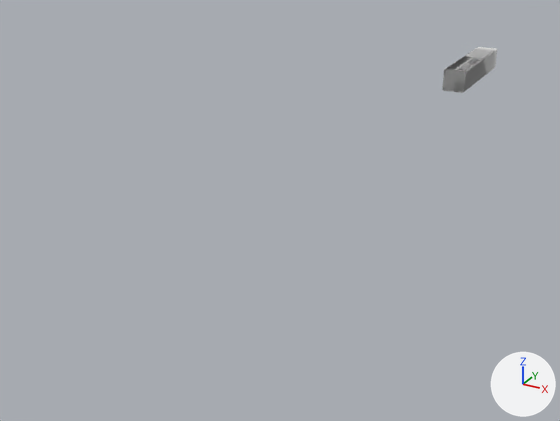
An edit to the Blender file Assets/Models/Tiles.blend, drawn before and after from the same camera.
Both versions are drawn from a camera (50 mm lens) standing at (9.7, -39.0, 8.7) and looking at (-2.3, -17.1, -2.2). The axes (+X, +Y, +Z) are drawn at lower right. The lights are the same throughout.

In view in the first picture: 'Tile.Chasm', 'Tile.Elbow', 'Tile.Empty', 'Tile.End', 'Tile.None', 'Tile.Quad', 'Tile.Tri'.
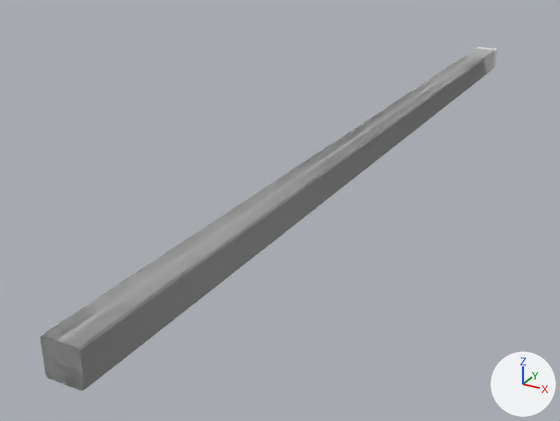
Boxes (x1, y1, x2, y2) around the edits, measured in the pictures (560 x 421 px):
'Tile.Chasm', reshaped (960% wider, 833% taller): before (443, 57, 484, 92); after (40, 56, 484, 391)
'Tile.Empty', reshaped (758% wider, 662% taller): before (443, 49, 495, 93); after (41, 49, 495, 391)
'Tile.Quad', reshaped (790% wider, 677% taller): before (444, 50, 494, 93); after (42, 50, 495, 391)
'Tile.End', reshaped (775% wider, 707% taller): before (443, 51, 494, 92); after (40, 52, 494, 390)
'Tile.Elbow', reshaped (818% wider, 661% taller): before (442, 49, 490, 92); after (43, 49, 492, 383)
'Tile.Tri', reshaped: before (463, 54, 493, 92); after (82, 63, 493, 390)
'Tile.None', reshaped: before (446, 47, 497, 90); after (190, 47, 497, 307)
'Tile.Straight', reshaped: before (443, 69, 465, 91); after (42, 70, 489, 392)

The edits, one by one:
me_plane has 60 vertices, 44 faces and spans x -0.5..0.5, y -5.0..0.0, z -0.5..0.0.
me_plane is used by ob_tile_end; location (0.0, 0.0, 0.0).
Before the commit, vertices of me_plane: 18 (-0.5, -5.0, 0.0) at pixel (443, 79), 19 (0.5, -5.0, 0.0) at pixel (464, 82), 56 (-0.45, -5.0, -0.5) at pixel (443, 90), 57 (-0.5, -5.0, -0.45) at pixel (442, 89), 58 (0.5, -5.0, -0.45) at pixel (463, 92).
Before the commit, vertices of me_plane: 59 (0.45, -5.0, -0.5) at pixel (462, 93).
Part 1, on me_plane:
Vertices 18, 19, 56 to 59 of me_plane move by (0.0, -25.0, 0.0).
me_plane_001 has 25 vertices, 16 faces and spans x -0.5..0.0, y -5.0..0.0, z -0.5..0.0.
me_plane_001 is used by ob_tile_straight; location (0.0, 0.0, 0.0).
Before the commit, vertices of me_plane_001: 2 (-0.5, -5.0, 0.0) at pixel (443, 79), 17 (-0.45, -5.0, -0.5) at pixel (443, 90), 18 (-0.5, -5.0, -0.45) at pixel (442, 89), 23 (0.0, -5.0, -0.5) at pixel (452, 91), 24 (0.0, -5.0, 0.0) at pixel (453, 81).
Part 2, on me_plane_001:
Vertices 2, 17, 18, 23, 24 of me_plane_001 move by (0.0, -25.0, 0.0).
me_plane_002 has 107 vertices, 89 faces and spans x -0.5..0.5, y -5.0..0.0, z -0.5..0.5.
me_plane_002 is used by ob_tile_elbow; location (0.0, 0.0, 0.0).
me_plane_002 part 3: all 13 vertices in x -0.5..0.5, y -5.0, z -0.5..0.5 are moved by (0.0, -25.0, 0.0).
me_plane_004 has 53 vertices, 40 faces and spans x -0.5..0.0, y -5.0..0.0, z -0.5..0.5.
me_plane_004 is used by ob_tile_tri; location (0.0, 0.0, 0.0).
Before the commit, vertices of me_plane_004: 0 (0.0, -5.0, -0.5) at pixel (452, 91), 19 (-0.45, -5.0, 0.5) at pixel (445, 68), 20 (-0.5, -5.0, 0.45) at pixel (444, 69), 22 (0.0, -5.0, 0.5) at pixel (454, 70), 25 (0.0, -5.0, 0.0) at pixel (453, 81).
Before the commit, vertices of me_plane_004: 27 (-0.45, -5.0, -0.5) at pixel (443, 90), 37 (-0.5, -5.0, -0.45) at pixel (442, 89), 42 (-0.5, -5.0, 0.0) at pixel (443, 79).
Part 4, on me_plane_004:
Vertices 0, 19, 20, 22, 25, 27, 37, 42 of me_plane_004 move by (0.0, -25.0, 0.0).
me_plane_005 has 33 vertices, 24 faces and spans x -0.5..0.0, y -5.0..0.0, z -0.5..0.0.
me_plane_005 is used by ob_tile_quad; location (0.0, 0.0, 0.0).
Before the commit, vertices of me_plane_005: 0 (0.0, -5.0, -0.5) at pixel (452, 91), 5 (0.0, -5.0, 0.0) at pixel (453, 81), 7 (-0.45, -5.0, -0.5) at pixel (443, 90), 17 (-0.5, -5.0, -0.45) at pixel (442, 89), 22 (-0.5, -5.0, 0.0) at pixel (443, 79).
Part 5, on me_plane_005:
Vertices 0, 5, 7, 17, 22 of me_plane_005 move by (0.0, -25.0, 0.0).
me_plane_006 is used by ob_tile_none; location (0.0, 0.0, 0.0).
me_plane_006 had 17 vertices, 9 faces and spanned x -0.5..0.0, y -5.0..0.5, z -0.5..0.0.
me_plane_006 now has 31 vertices, 16 faces, 1 loose edge and spans x -0.5..0.0, y -30.0..0.5, z -0.5..0.0.
me_plane_006 part 6: 4 vertices moved from x -0.5..0.0, y -5.0, z -0.5..0.0 to x -0.5..0.0, y 0.0, z -0.5..0.0; 1 vertex removed from x 0.0, y -5.0, z 0.0; 19 vertices added at x -0.5..0.0, y -30.0..0.05, z -0.5..0.0.
me_plane_003 has 49 vertices, 33 faces and spans x -0.5..0.0, y -5.0..0.0, z -0.5..0.0.
me_plane_003 is used by ob_tile_empty; location (0.0, 0.0, 0.0).
Before the commit, vertices of me_plane_003: 0 (-0.45, -5.0, -0.5), 2 (-0.5, -5.0, -0.45), 4 (-0.5, -5.0, 0.0), 5 (0.0, -5.0, 0.0), 10 (0.0, -5.0, -0.5).
Part 7, on me_plane_003:
Vertices 0, 2, 4, 5, 10 of me_plane_003 move by (0.0, -25.0, 0.0).
me_plane_009 has 48 vertices, 41 faces and spans x -0.5..0.0, y -5.0..-1.6, z -0.5..0.0.
me_plane_009 is used by ob_tile_chasm; location (0.0, 0.0, 0.0).
me_plane_009 part 8: all 13 vertices in x -0.5..0.0, y -5.0, z -0.5..0.0 are moved by (0.0, -25.0, 0.0).
